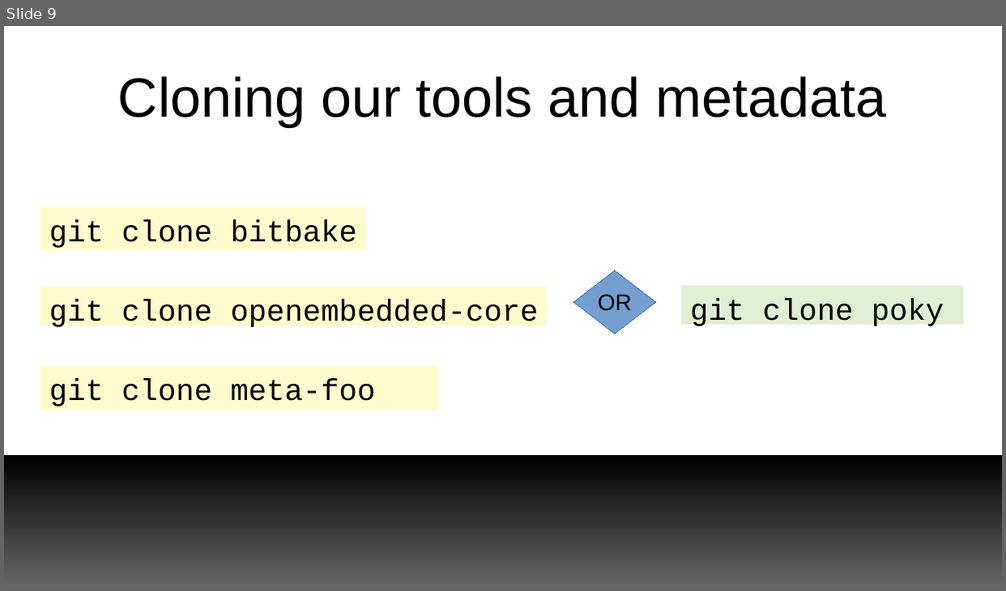
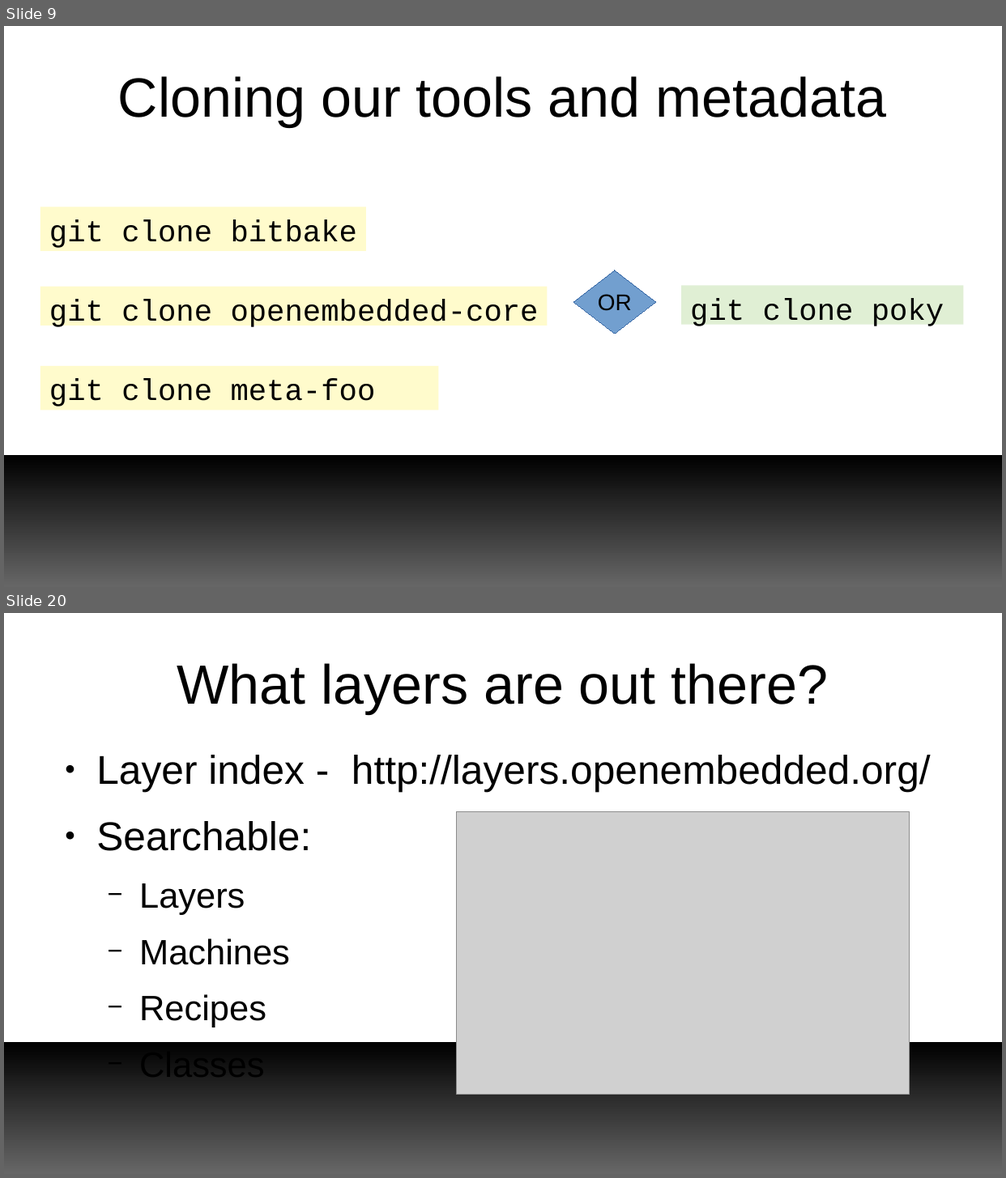
Before and after one commit to e-ale/Slides, a slide deck: yocto-images/src/build-images-with-yocto-project.odp. Shown one above the other, each under a label of ours: slide 9 before the commit, slides 9 and 20 after it; the slides between them are not shown. The pictures are 1006x591 and 1006x1178 pixels, drawn with LibreOffice and Linux fonts; fonts in the diff are those of the drawing; grey boxes stand for pictures; background and template pictures are left out. Boxes give left, top, right and bottom in pixels: in the first picture for what was removed or moved away, otherwise in the second. Text is boxed around its words. In the diff, an @@ line names an element or a change of style, - is before the commit and + after.

Commit message:
yocto-images: Update Slides
* Add more detail about:
  - layers
  - layer index
  - workflow tools

```diff
--- a/yocto-images/src/build-images-with-yocto-project.odp
+++ b/yocto-images/src/build-images-with-yocto-project.odp
@@ slide 20 added at box(4, 613, 1002, 1174), background #FFFFFF; not listed: 1 template element that a slide beside it also shows @@
@@ title added at box(177, 663, 829, 714), 44 pt, text #000000 @@
+What layers are out there?
@@ text added at box(96, 755, 931, 1028), 32 pt, text #000000 @@
+● Layer index - http://layers.openembedded.org/
+● Searchable:
+  − Layers
+  − Machines
+  − Recipes
+  − Classes
@@ picture added at box(457, 812, 910, 1095) @@
```
Also in this commit, not shown: 3 slides changed, 25 other slides added, 1 slide removed, 1 other file.
